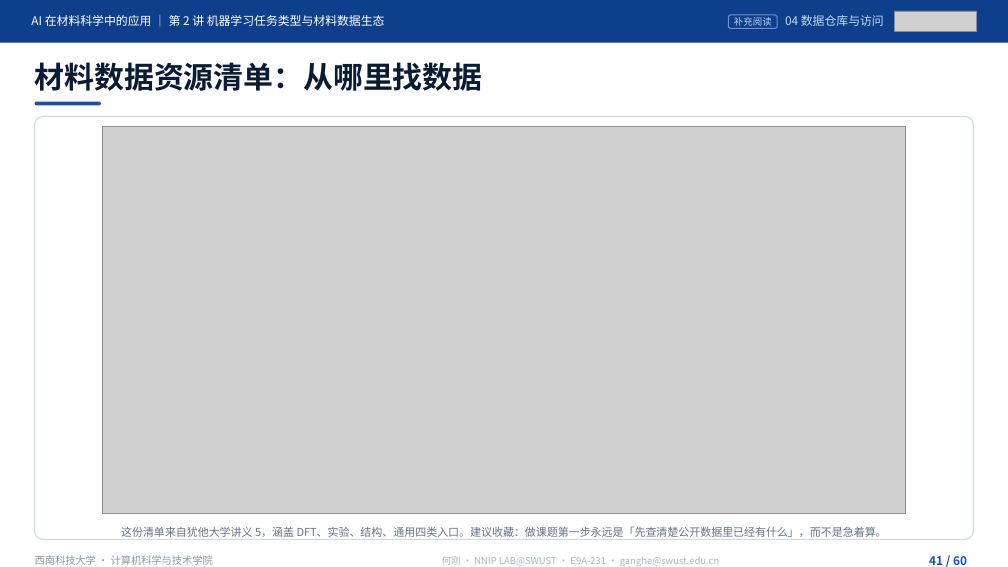
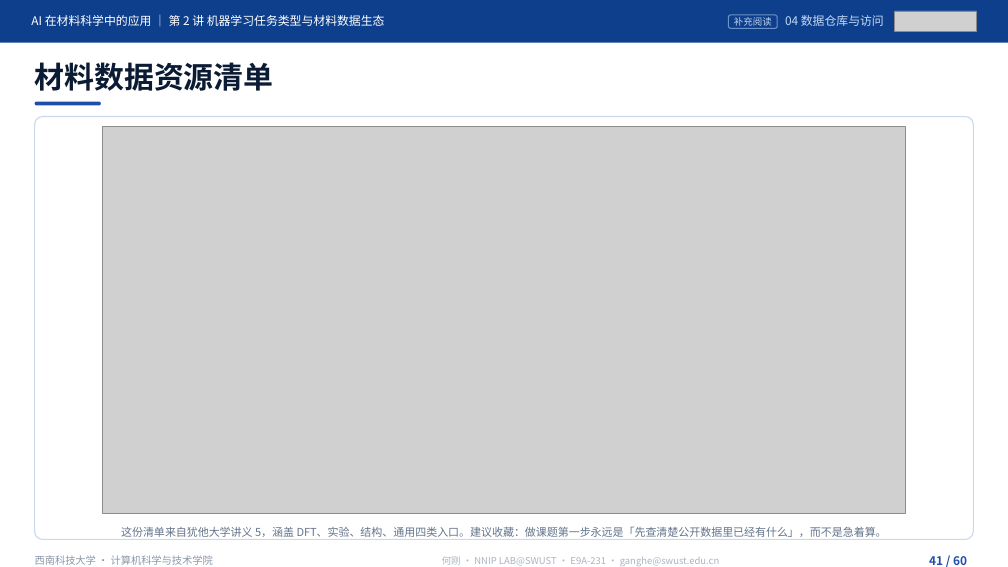
Before and after one commit to cosfrist/Applications-of-Artificial-Intelligence-in-Materials-Science-SWUST, a slide deck: slide 41 of lectures/02-机器学习任务类型与材料数据生态/AI在材料科学中的应用-第2讲 机器学习任务类型与材料数据生态-V5.pptx. Drawn at 1008x567 pixels with LibreOffice and Linux fonts; fonts in the diff are those of the drawing; grey boxes stand for pictures. Boxes give left, top, right and bottom in pixels: in the first picture for what was removed or moved away, otherwise in the second. Text is boxed around its words. In the diff, an @@ line names an element or a change of style, - is before the commit and + after.

Commit message:
第2讲课件按 2026-11-19 手动更新，配套文件同步
课件（8,774,546 → 8,739,397 B，SHA f12647c3…，仍 60 页）
- 术语统一：结构「策展库」→「精选库（Curated）」，P36—P39 相关表述同步改写
- P36 六问重写（开放/混合/订阅、访问方式、策展程度、规模覆盖、数据类型、FAIR）
- 页标题改写：P40「规模怎么读…」→「数据集规模」、P41「材料数据资源清单：从哪里找数据」→「材料数据资源清单」、
  P59 去「（10 分钟）」、P60「本讲小结、常见误区与下讲预告」→「本讲小结与下讲预告」
- 化学式改真下标：MAPbI3→MAPbI₃、ABX3→ABX₃、LiFePO4→LiFePO₄；P51 PCE 公式 Jsc/Voc/Pin 改下标
- 配图替换 P35、P36、P44、P49、P51：图片对象 91 → 94，唯一媒体 31 → 34

配套
- 讲义：按新备注重建 P2、P37、P44、P48、P51 五段；5 个页标题同步；
  备注里三处文本粘连（P37 的 HTE 注释、P48 的「甲基铵碘化铅」、P51 的 PCE 注释）只在原字符间插入换行，未改字
- 授课路线：5 个页标题同步
- source_index §6：按新课件重建 34 行（94 个图片对象、34 个唯一媒体、60 页眉）
- SHA256 清单：课件/讲义/路线/索引四行重算，复算 6/6 一致
- README：版本改 2026-11-19，新增修订说明，并更正上一轮遗留的「可见文字与备注未变」错误表述

```diff
--- a/lectures/02-机器学习任务类型与材料数据生态/AI在材料科学中的应用-第2讲 机器学习任务类型与材料数据生态-V5.pptx
+++ b/lectures/02-机器学习任务类型与材料数据生态/AI在材料科学中的应用-第2讲 机器学习任务类型与材料数据生态-V5.pptx
@@ text at <box>35,62,274,91</box>: text changed @@
-材料数据资源清单：从哪里找数据
+材料数据资源清单
```
Also in this commit, not shown: 16 other slides changed, 5 other files.
